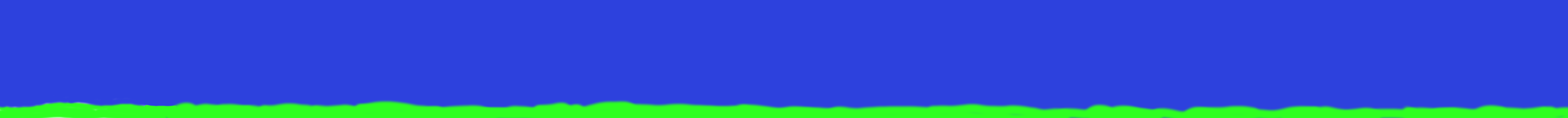
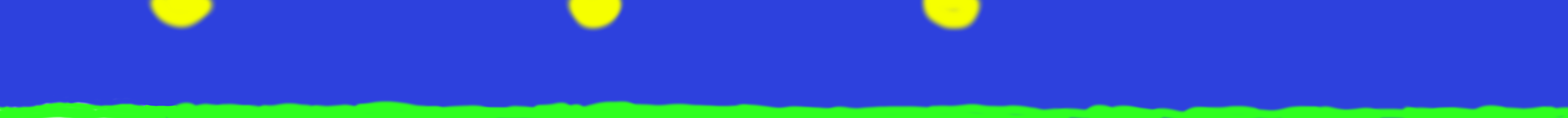
Comparing the layer stacks of the two (1568, 118) images. Changes:
painted on "Background" over [145, 0, 985, 33]
